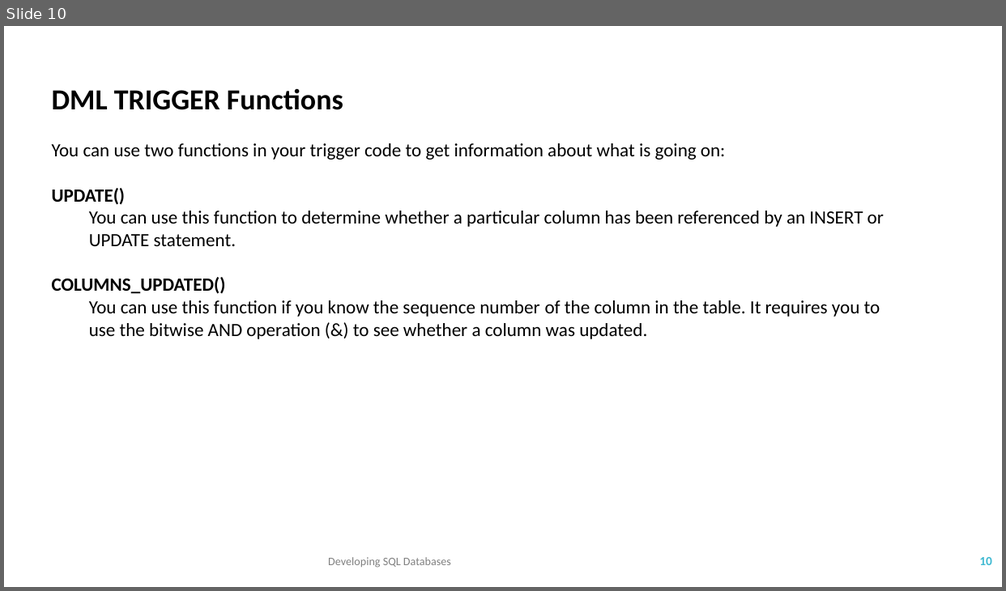
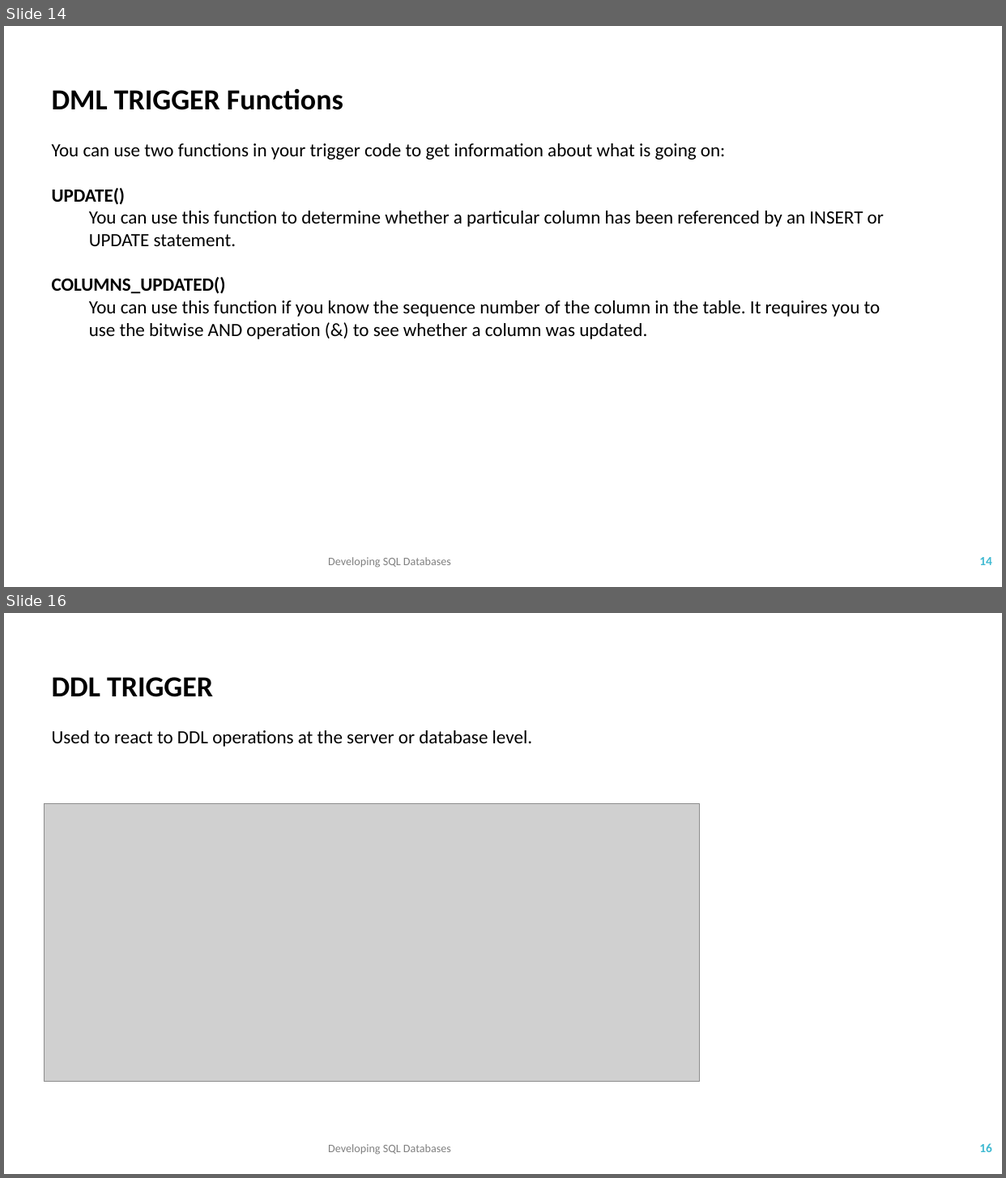
Before and after one commit to TKostyrka/70762DevSQLDB, a slide deck: DEVSQL_07_Triggers/DEVSQL_07_Triggers.pptx. Shown one above the other, each under a label of ours: slide 10 before the commit, slides 14 and 16 after it; the slides between them are not shown. The pictures are 1006x591 and 1006x1178 pixels, drawn with LibreOffice and Linux fonts; fonts in the diff are those of the drawing; grey boxes stand for pictures. Boxes give left, top, right and bottom in pixels: in the first picture for what was removed or moved away, otherwise in the second. Text is boxed around its words. In the diff, an @@ line names an element or a change of style, - is before the commit and + after.

Commit message:
Triggery zrobione

```diff
--- a/DEVSQL_07_Triggers/DEVSQL_07_Triggers.pptx
+++ b/DEVSQL_07_Triggers/DEVSQL_07_Triggers.pptx
@@ slide 16 added at [4,613,1002,1174], background #FFFFFF @@
@@ text added at [52,677,532,747], 18 pt, text #000000 @@
+DDL TRIGGER
+Used to react to DDL operations at the server or database level.
@@ picture added at [44,804,701,1082] @@
@@ text added at [328,1144,451,1155], 11 pt, text #808080 @@
+Developing SQL Databases
@@ page number added at [979,1144,992,1152], 12 pt, text #40BAD2, bold @@
+16
@@ what was slide 10 is now slide 14 @@
@@ page number at [979,557,992,565]: text changed @@
-10
+14
```
Also in this commit, not shown: 5 slides changed, 6 other slides added, 5 other files.
